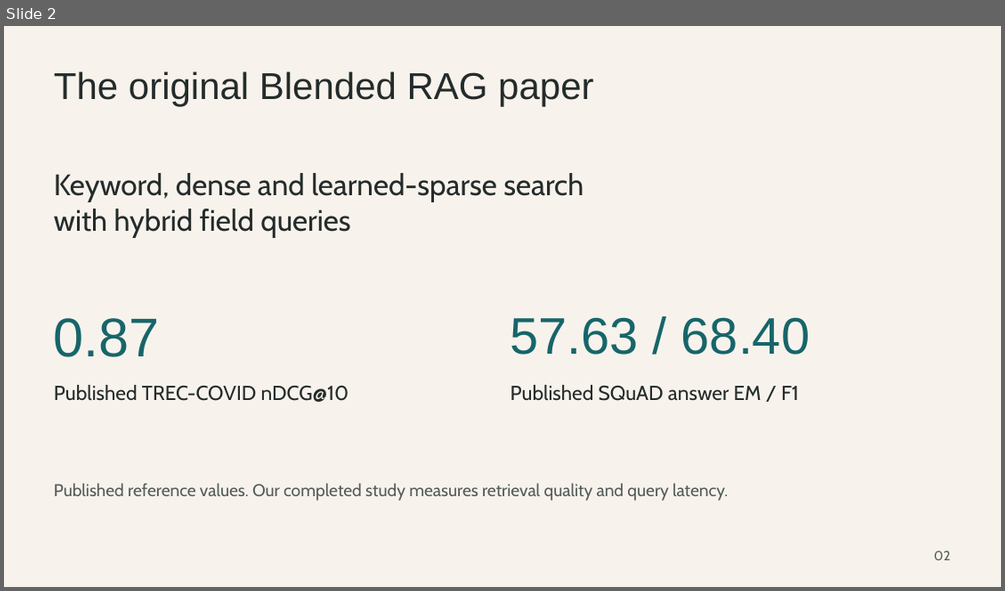
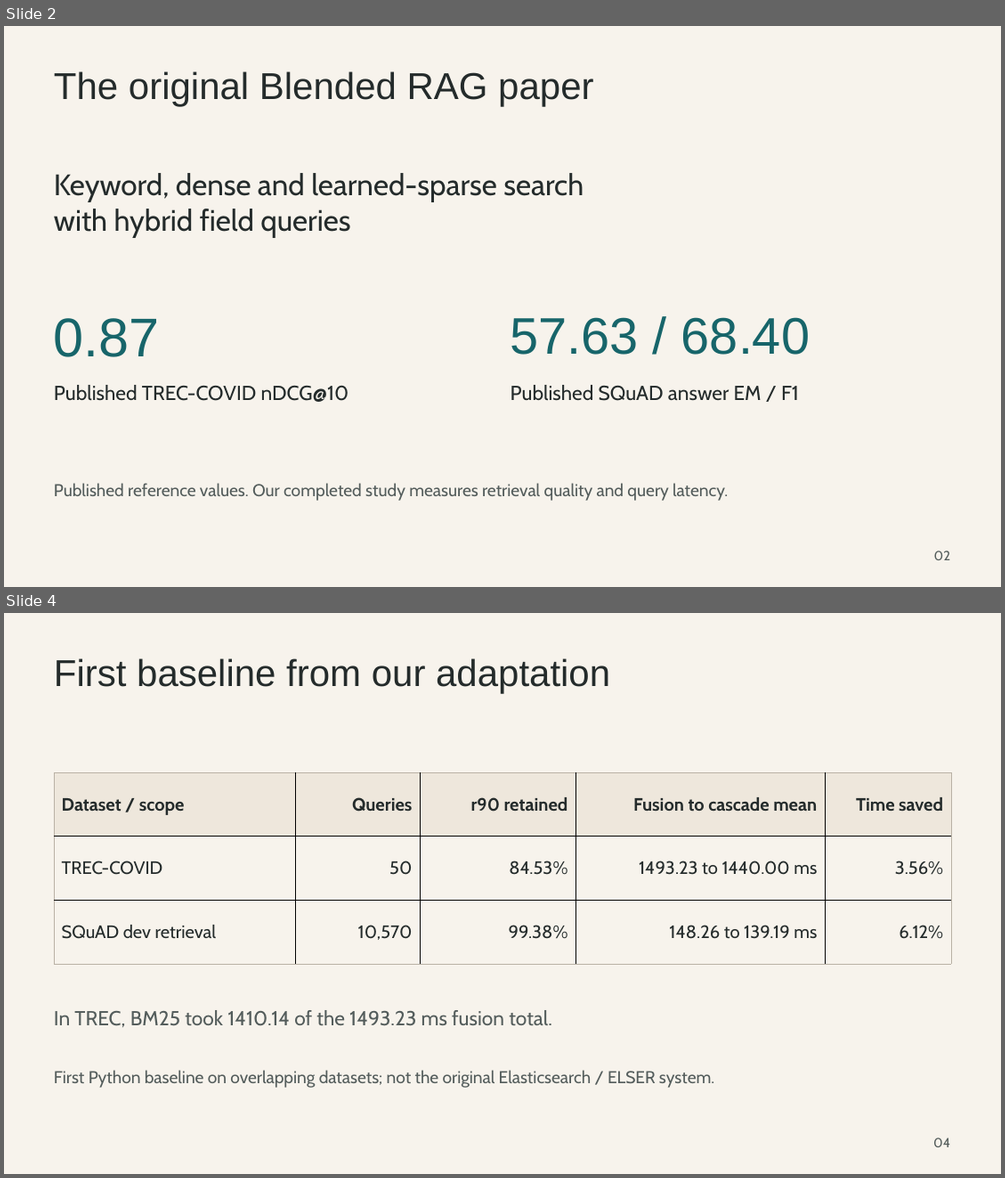
Before and after one commit to aliomar139/rag-research, a slide deck: docs/submission/research_presentation.pptx. Shown one above the other, each under a label of ours: slide 2 before the commit, slides 2 and 4 after it; the slides between them are not shown. The pictures are 1005x591 and 1005x1178 pixels, drawn with LibreOffice and Linux fonts; fonts in the diff are those of the drawing. Boxes give left, top, right and bottom in pixels: in the first picture for what was removed or moved away, otherwise in the second. Text is boxed around its words. In the diff, an @@ line names an element or a change of style, - is before the commit and + after.

```diff
--- a/docs/submission/research_presentation.pptx
+++ b/docs/submission/research_presentation.pptx
@@ slide 4 added at (4, 613, 1001, 1174), background #F7F3EC @@
@@ text added at (54, 658, 610, 693), 36 pt, text #242B2B @@
+First baseline from our adaptation
@@ table added at (54, 773, 952, 964), 3 rows, 5 columns @@
+Dataset / scope | Queries | r90 retained | Fusion to cascade mean | Time saved
+TREC-COVID | 50 | 84.53% | 1493.23 to 1440.00 ms | 3.56%
+SQuAD dev retrieval | 10,570 | 99.38% | 148.26 to 139.19 ms | 6.12%
@@ text added at (54, 1010, 552, 1027), 19.5 pt, text #535C5B @@
+In TREC, BM25 took 1410.14 of the 1493.23 ms fusion total.
@@ text added at (54, 1070, 714, 1087), 16.5 pt, text #535C5B @@
+First Python baseline on overlapping datasets; not the original Elasticsearch / ELSER system.
@@ text added at (933, 1137, 950, 1147), 12.8 pt, text #535C5B @@
+04
```
Also in this commit, not shown: 19 slides changed, 1 other slide added, 1 slide removed, 16 other files.
